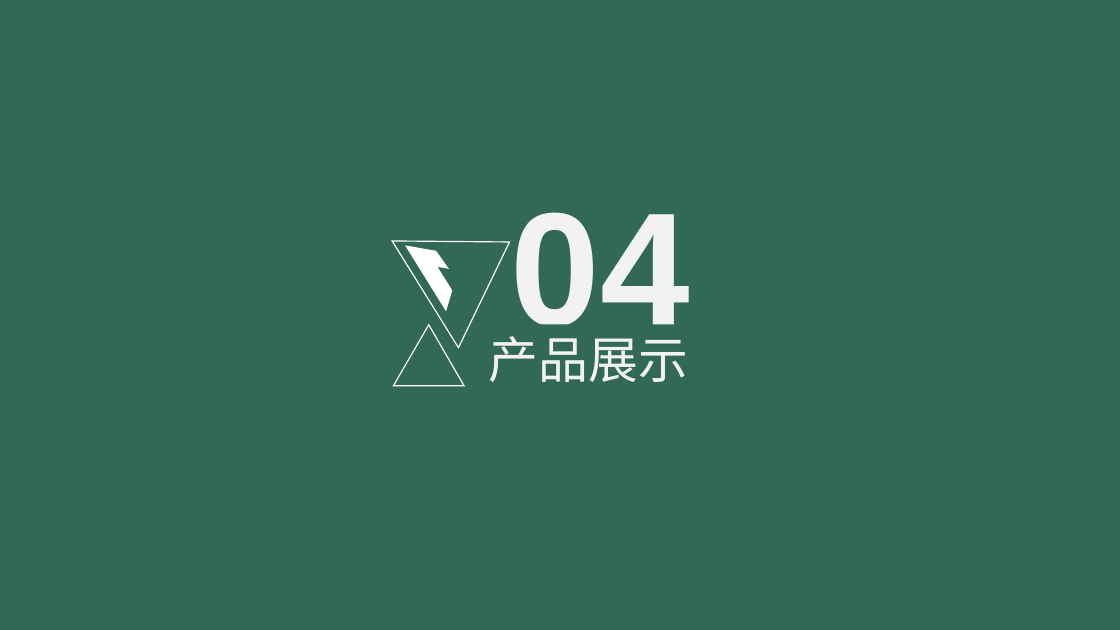
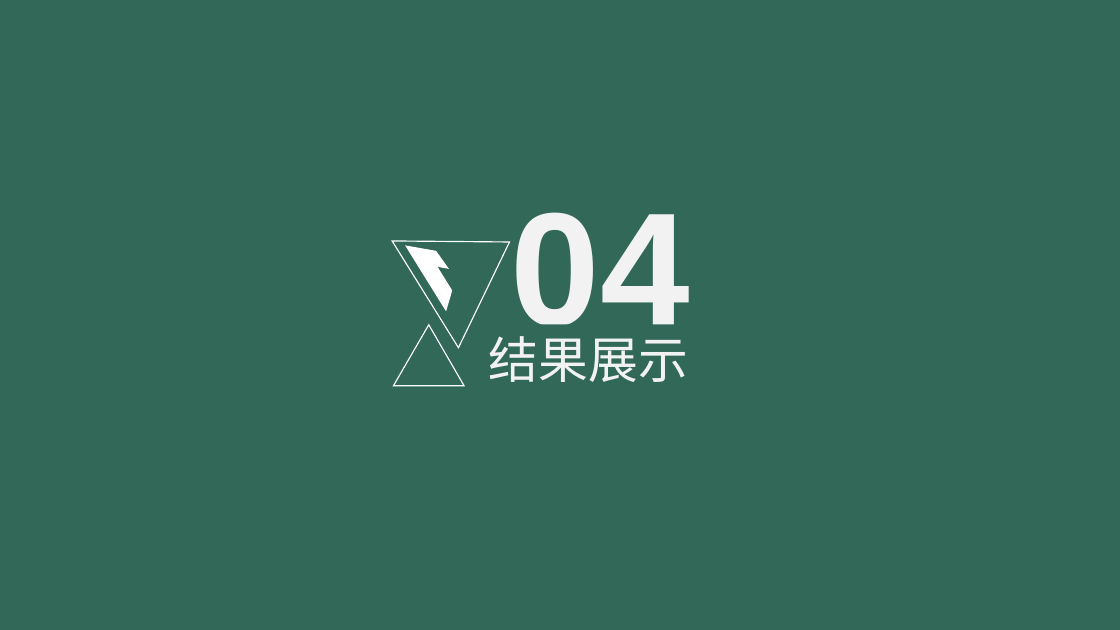
Before and after one commit to zh-jp/flower-recognition, a slide deck: slide 10 of 答辩PPT.pptx (slide 7 before the commit). Drawn at 1120x630 pixels with LibreOffice and Linux fonts; fonts in the diff are those of the drawing. Boxes give left, top, right and bottom in pixels: in the first picture for what was removed or moved away, otherwise in the second. Text is boxed around its words. In the diff, an @@ line names an element or a change of style, - is before the commit and + after.

```diff
--- a/答辩PPT.pptx
+++ b/答辩PPT.pptx
@@ text at [489, 336, 688, 382]: text changed @@
-产品展示
+结果展示
```
Also in this commit, not shown: 1 other slide changed, 5 slides added, 2 slides removed, 2 other files.
